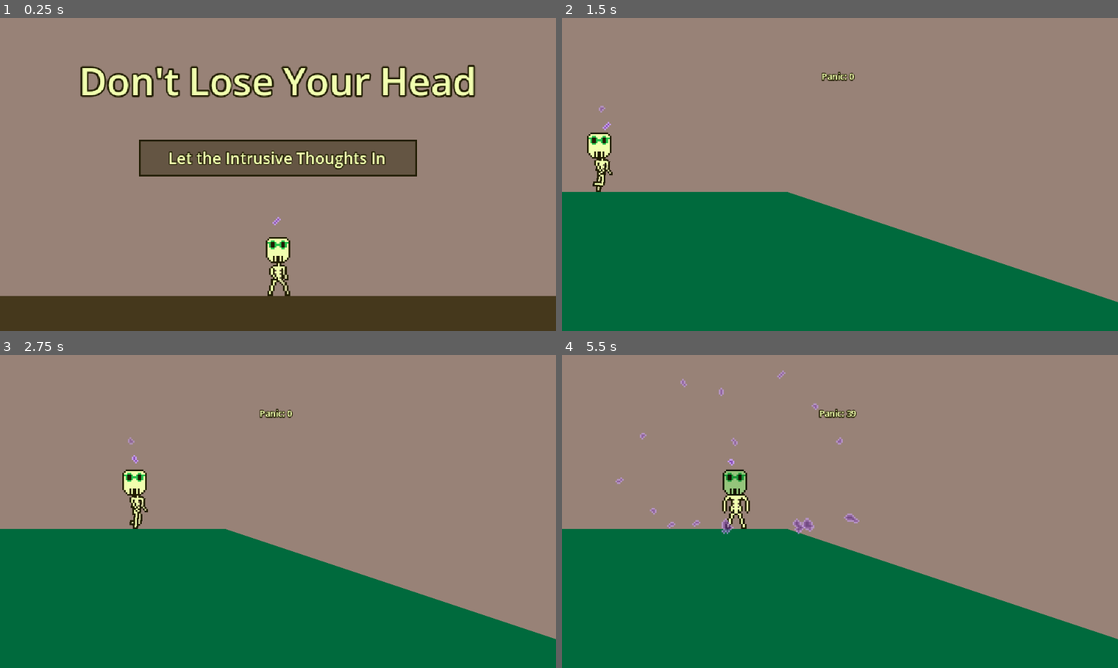
Above: before the commit, frames 1-4 (two rows, left to right).
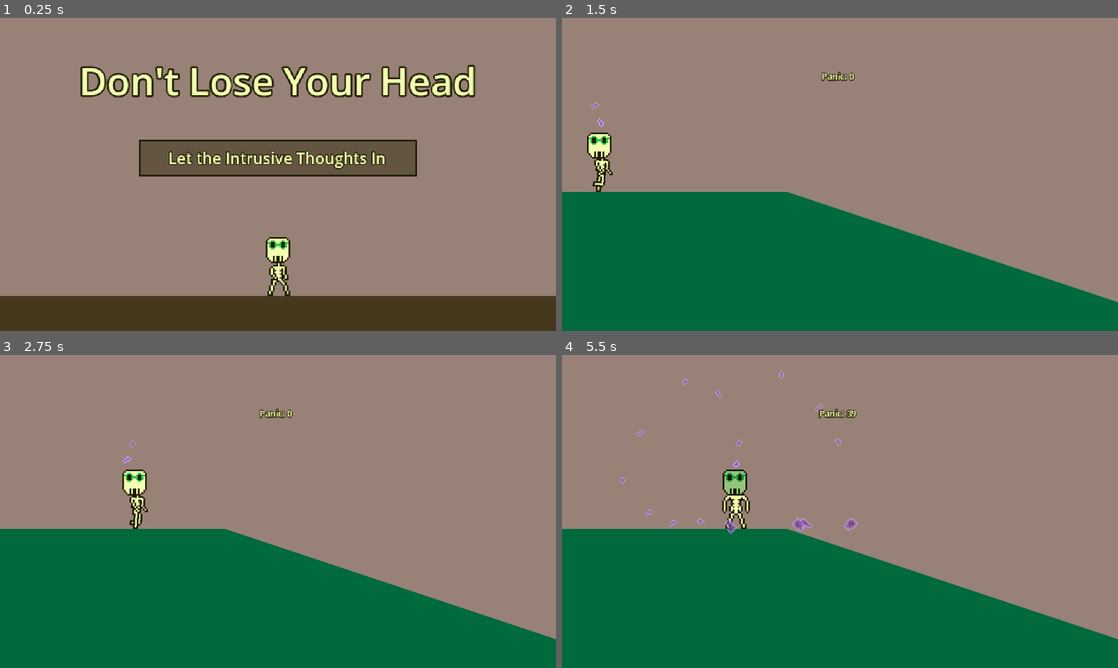
Above: after the commit, the same moments.

Repository: tucksravin/dont-lose-your-head
Game: Godot game, scene res://scenes/ui/title.tscn
The game is run twice, just before and just after one commit, with the same random seed, the same clock (stepped at 60 frames per second) and the same inputs.
Inputs:
- Up to frame 1 (0.25 s): no input
- Up to frame 2 (1.5 s): click "Let the Intrusive Thoughts In" at 0.5 s; hold D (move_right) from 1.28 s (still down); tap Space (jump) at 1.35 s
- Up to frame 3 (2.75 s): keep holding D (move_right); tap Space (jump) at 1.52, 1.82, 2.27, 2.3, 2.57 s; tap E (interact) at 2.1 s
- Up to frame 4 (5.5 s): release D (move_right) at 2.78 s; hold A (move_left) 2.78-3.53 s; tap Space (jump) at 2.85, 3.77, 3.8, 4.07, 4.35, 4.52, 4.82, 5.27, 5.3 s; hold D (move_right) 3.53-5.03 s; tap E (interact) at 3.6, 5.1 s; hold A (move_left) from 5.03 s (still down)

The runs differ from the first frame. In frame 1, less than 0.1% of the frame differs, in the area x 49-51%, y 63-67%; in frame 2, less than 0.1%; in frame 3, less than 0.1%; in frame 4, 0.6%, in the area x 9-54%, y 4-58%.

Commit message:
Opening pass 2: credit, no kikis till you ask, you chase, a flat spot
- Bird credited properly (Joshua Briggs, itch.io) with the author's own
  terms quoted; no TODOs left in CREDITS.
- The title screen's head loses its HeadThoughts, so the first intrusive
  thought lands one click after the button that invites them.
- The intro hands the controls over the moment the head pops off, and
  ends when the BODY leaves the screen, not the head. Controls prompt
  moved here from the bird transition.
- The shared hill gains a 60 px shelf at the top for the head to have
  come to rest on; every curve re-fitted to ride 16 px above it.
- New catch_up_wait on the transition base (-1 = wait for the player, as
  before). The bird sets 0 so it takes the head whether or not you got
  there — measured 72 px short with forward held; the cage's trigger
  moves 100 -> 150, measured 149 px short.

Co-Authored-By: Claude Fable 5 <noreply@anthropic.com>

Diff:
--- a/scenes/intro/intro.gd
+++ b/scenes/intro/intro.gd
@@ -9,8 +9,11 @@
 ##      anything. The counter runs in its cutscene mode (`scripted_per_second`),
 ##      because here the meter is the *story*, not a response to the player.
 ##   3. At max the head pops off, lands on the crest, and rolls away down the
-##      slope. When it is gone: fade, then Game.start_days() — which now opens
-##      on transition_bird, where you get the controls back and chase it.
+##      slope — and the moment it goes, **you get the controls** (Tucker, Sat:
+##      "you should have to follow the head down in the initial scene"). The
+##      scene ends when YOU have run off the right edge after it, not when the
+##      head leaves; then Game.start_days() picks up in transition_bird, still
+##      chasing.
 ##
 ## Why the panic ending is wired here and not left to the counter: maxing out
 ## normally calls DayManager.fail() (the game-over card). A cutscene has no
@@ -18,11 +21,12 @@
 ## cutscene mode deliberately never fails, and this script watches
 ## `panic_changed` and runs the pop itself.
 ##
-## The body is the real body.tscn in `is_scripted` mode: body.gd skips input but
-## still animates off velocity and still emits landed/footsteps, so the walk-in
-## looks and sounds like the walk everywhere else. This script does what a
-## player's fingers would — sets velocity and calls move_and_slide() — instead
-## of moving a transform. The head rides on Head.attach() until it pops.
+## The body is the real body.tscn, and it is only borrowed: for the walk-in it
+## runs in `is_scripted` mode, where body.gd skips input but still animates off
+## velocity and still emits landed/footsteps, and this script does what a
+## player's fingers would — sets velocity, calls move_and_slide(). Clearing that
+## flag when the head goes hands it straight back, mid-scene, with nothing to
+## re-wire. The head rides on Head.attach() until it pops.
 ##
 ## The slope is the transition's slope (1 px down for every 3 across, ground
 ## `#006a3d`) with a flat shelf on the left to walk in on, so cutting from here
@@ -56,6 +60,15 @@
 ## head stays exactly 16 px above the ground the whole way down.
 @export var roll_speed: float = 220.0
 @export var roll_direction: Vector2 = Vector2(3.0, 1.0)
+## Chase: floor snap for the body once the player has it (px). The same number
+## transition.gd uses — downhill at run speed the default 1 px lets it skip off
+## the slope instead of following it.
+@export var chase_floor_snap: float = 8.0
+## How far past the right edge the BODY must be for the scene to be over. The
+## body sprite is 32 px wide, so 24 means it is fully gone.
+@export var exit_margin: float = 24.0
+## Pause after the body has left, before the fade.
+@export var exit_delay: float = 0.4
 @export var fade_duration: float = 0.5
 
 @onready var body: CharacterBody2D = $Body
@@ -63,9 +76,12 @@
 @onready var counter: PanicCounter = $PanicCounter
 @onready var cloud: Node2D = $KikiCloud
 @onready var fade: ColorRect = $FadeOverlay/Fade
+@onready var instruction: Label = $Instruction
 
 var _walking: bool = true
 var _popped: bool = false
+var _chasing: bool = false
+var _exiting: bool = false
 
 
 func _ready() -> void:
@@ -78,7 +94,7 @@
 	# so switch the shake back on by hand.
 	head.jitter_px = head_jitter
 	head.set_process(true)
-	head.left_scene.connect(_on_head_gone)
+	instruction.visible = false
 	# The meter holds at 0 until he has arrived — the thoughts turn up when he
 	# stops, not while he is walking.
 	counter.set_physics_process(false)
@@ -86,17 +102,19 @@
 
 
 func _physics_process(delta: float) -> void:
-	if not _walking:
+	if _walking:
+		if body.global_position.x < mark_x:
+			body.velocity.x = walk_speed
+		else:
+			body.velocity.x = 0.0
+			_walking = false
+			_arrive()
+		if not body.is_on_floor():
+			body.velocity.y += gravity * delta
+		body.move_and_slide()
 		return
-	if body.global_position.x < mark_x:
-		body.velocity.x = walk_speed
-	else:
-		body.velocity.x = 0.0
-		_walking = false
-		_arrive()
-	if not body.is_on_floor():
-		body.velocity.y += gravity * delta
-	body.move_and_slide()
+	if _chasing and not _exiting:
+		_check_exit()
 
 
 ## He is at the mark. Beat, then let the thoughts in.
@@ -150,9 +168,31 @@
 	head.exit_direction = roll_direction
 	head.exit_speed = roll_speed
 	head.release()
+	_hand_over()
 
 
-func _on_head_gone() -> void:
+## The head is gone: give the player the body and tell them what to do with it.
+## Clearing `is_scripted` is the whole handover — body.gd reads input again from
+## the next physics tick, and this script stops calling move_and_slide().
+func _hand_over() -> void:
+	body.floor_snap_length = chase_floor_snap
+	body.is_scripted = false
+	instruction.visible = true
+	_chasing = true
+
+
+## Over when the PLAYER has left, not when the head did. get_viewport_rect() is
+## screen pixels (640×360); the camera is fixed at the centre, so screen and
+## world line up 1-to-1 here.
+func _check_exit() -> void:
+	if body.global_position.x <= get_viewport_rect().size.x + exit_margin:
+		return
+	_exiting = true
+	_leave()
+
+
+func _leave() -> void:
+	await get_tree().create_timer(exit_delay).timeout
 	var out: Tween = create_tween()
 	out.tween_property(fade, "modulate:a", 1.0, fade_duration)
 	await out.finished
--- a/scenes/intro/intro.tscn
+++ b/scenes/intro/intro.tscn
@@ -58,6 +58,18 @@
 [node name="KikiCloud" parent="." instance=ExtResource("6_cloud")]
 floor_y = 196.0
 
+[node name="Instruction" type="Label" parent="."]
+visible = false
+offset_left = 12.0
+offset_top = 8.0
+offset_right = 628.0
+offset_bottom = 32.0
+theme_override_colors/font_color = Color(0.94509804, 1, 0.6862745, 1)
+theme_override_colors/font_outline_color = Color(0.1254902, 0.10980392, 0.007843138, 1)
+theme_override_constants/outline_size = 4
+theme_override_font_sizes/font_size = 14
+text = "A/D or ← → to run · Space to jump. Go after your head."
+
 [node name="FadeOverlay" type="CanvasLayer" parent="."]
 layer = 10
 
--- a/scenes/transition/transition.gd
+++ b/scenes/transition/transition.gd
@@ -55,9 +55,10 @@
 ##   → the situation (`_play_arrival`) plays — the cage lands, …
 ##   → the head ROLLS: roll_time at constant speed (it was knocked, so it leaves
 ##     at speed) for brake_ratio of the path, then brake_time easing to a stop
-##   → the beat ENDS only once the body has actually reached the head (no
-##     timeout; the hint label says to go after it) → hold → `_play_exit` (a
-##     bird carries it off…) → fade → Game.next_day().
+##   → the beat waits for the body to actually reach the head (`catch_up_wait`
+##     -1 = however long that takes; the hint label says to go after it, and a
+##     fork can set 0 so its ending is something you can miss) → hold →
+##     `_play_exit` (a bird carries it off…) → fade → Game.next_day().
 ##
 ## The head here is a plain AnimatedSprite2D on the same head_frames.tres as
 ## head.tscn — NOT an instance of head.tscn. Tried that first: a frozen
@@ -88,6 +89,13 @@
 ## The body has "reached" the stopped head once its x is within this many px
 ## of the head's (or past it). It pulls up there — a couple of strides short.
 @export var arrive_distance: float = 40.0
+## How long to wait for the body to actually get there before the beat moves on
+## regardless. **-1 (the default) = as long as the player needs** — the cage and
+## glasses forks want that, and the hint label tells you to go after it. 0 = do
+## not wait at all, which is how a fork makes its ending something you can MISS:
+## transition_bird sets 0 so the bird takes the head on its own schedule and a
+## player holding forward can arrive to an empty hillside (Tucker, Sat).
+@export var catch_up_wait: float = -1.0
 ## Pause after the body has arrived, before the fade.
 @export var hold_after_arrival: float = 0.6
 @export var fade_duration: float = 0.4
@@ -153,8 +161,9 @@
 	_head_stopped = true
 	if _cage_rolling_sound:
 		_cage_rolling_sound.stop()
-	# ...and the beat only ends once the body is actually there.
-	await _wait_for_gap(arrive_distance, -1.0)
+	# ...and the beat waits on the body actually getting there — forever by
+	# default, or not at all if the fork set catch_up_wait to 0.
+	await _wait_for_gap(arrive_distance, catch_up_wait)
 	await get_tree().create_timer(hold_after_arrival).timeout
 	# ...and whatever happens once you HAVE caught up (a bird takes it…).
 	await _play_exit()
--- a/scenes/transition/transition.tscn
+++ b/scenes/transition/transition.tscn
@@ -7,9 +7,9 @@
 
 [sub_resource type="Curve2D" id="Curve2D_hill"]
 _data = {
-"points": PackedVector2Array(0, 0, 0, 0, 240, 178, 0, 0, 0, 0, 560, 285)
+"points": PackedVector2Array(0, 0, 0, 0, 240, 164, 0, 0, 0, 0, 260, 164, 0, 0, 0, 0, 560, 264)
 }
-point_count = 2
+point_count = 3
 
 [sub_resource type="RectangleShape2D" id="RectangleShape2D_wall"]
 size = Vector2(16, 600)
@@ -28,11 +28,11 @@
 [node name="Hill" type="StaticBody2D" parent="."]
 
 [node name="CollisionPolygon2D" type="CollisionPolygon2D" parent="Hill"]
-polygon = PackedVector2Array(-40, 100, 740, 360, 740, 440, -40, 440)
+polygon = PackedVector2Array(-40, 100, 200, 180, 260, 180, 740, 340, 740, 440, -40, 440)
 
 [node name="Visual" type="Polygon2D" parent="Hill"]
 color = Color(0, 0.415686274509804, 0.23921568627451, 1)
-polygon = PackedVector2Array(-40, 100, 740, 360, 740, 440, -40, 440)
+polygon = PackedVector2Array(-40, 100, 200, 180, 260, 180, 740, 340, 740, 440, -40, 440)
 
 [node name="WallLeft" type="StaticBody2D" parent="."]
 
--- a/scenes/transition/transition_bird.gd
+++ b/scenes/transition/transition_bird.gd
@@ -9,8 +9,16 @@
 ##
 ## This is the worked example of the base's SECOND hook. `_play_arrival` is
 ## overridden to do nothing (no cage, no squash — nothing befalls the head, it
-## just goes as you close on it) and all of the beat lives in `_play_exit`,
-## which the base calls once the body has reached the stopped head.
+## just goes as you close on it) and all of the beat lives in `_play_exit`.
+##
+## **The bird does not wait for you** (Tucker, Sat: "the bird should trigger
+## earlier, such that the player could be holding forward and not get to the
+## head in time"). `catch_up_wait = 0` on the scene means the base stops gating
+## the ending on the body arriving, so the bird comes on its own schedule: the
+## head stops ~1.9 s in, the bird has it ~1.0 s later, and a player who held
+## forward the whole way is still ~70 px short at that moment. You arrive to
+## watch it lift. Slower than that and you watch from further back — there is
+## no way to save it, and that is the point.
 ##
 ## Carrying the head: `reparent` onto the bird, the same trick
 ## transition_glasses uses to get the head off the PathFollow2D. It keeps the
--- a/scenes/transition/transition_bird.tscn
+++ b/scenes/transition/transition_bird.tscn
@@ -6,13 +6,12 @@
 
 [node name="TransitionBird" instance=ExtResource("1_base")]
 script = ExtResource("2_bird_script")
+catch_up_wait = 0.0
+hold_after_arrival = 0.15
 
 [node name="Head" parent="HeadPath/Follow" index="0"]
 animation = &"glasses"
 autoplay = "glasses"
-
-[node name="Instruction" parent="HUD" index="0"]
-text = "A/D or ← → to run · Space to jump. Go after your head."
 
 [node name="Bird" type="AnimatedSprite2D" parent="." index="6"]
 visible = false
--- a/scenes/transition/transition_cage.tscn
+++ b/scenes/transition/transition_cage.tscn
@@ -8,15 +8,16 @@
 
 [sub_resource type="Curve2D" id="Curve2D_offscreen"]
 _data = {
-"points": PackedVector2Array(0, 0, 0, 0, 240, 178, 0, 0, 0, 0, 720, 338)
+"points": PackedVector2Array(0, 0, 0, 0, 240, 164, 0, 0, 0, 0, 260, 164, 0, 0, 0, 0, 720, 317)
 }
-point_count = 2
+point_count = 3
 
 [node name="TransitionCage" unique_id=1986657385 instance=ExtResource("1_base")]
 script = ExtResource("2_cage_script")
 cage_drop_height = 220.0
 cage_drop_time = 0.35
 cage_land_sound = ExtResource("3_qs22s")
+trigger_distance = 150.0
 roll_time = 1.6
 brake_ratio = 1.0
 
@@ -24,7 +25,7 @@
 curve = SubResource("Curve2D_offscreen")
 
 [node name="Follow" parent="HeadPath" index="0"]
-position = Vector2(240, 178)
+position = Vector2(240, 164)
 
 [node name="Head" parent="HeadPath/Follow" index="0"]
 animation = &"glasses"
--- a/scenes/transition/transition_glasses.gd
+++ b/scenes/transition/transition_glasses.gd
@@ -21,7 +21,9 @@
 @export var glasses_spin: float = 8.0
 ## After the path ends, keep rolling off the right (seconds).
 @export var exit_time: float = 0.65
-@export var exit_end: Vector2 = Vector2(720.0, 348.0)
+## (720, 317) is 16 px above the ground there — the hill gained a flat shelf at
+## its top on Sat, which lifted everything right of x=260 by 20 px.
+@export var exit_end: Vector2 = Vector2(720.0, 317.0)
 @export var exit_spin: float = 3.5
 
 @onready var lost_glasses: Sprite2D = $LostGlasses
--- a/scenes/ui/title.gd
+++ b/scenes/ui/title.gd
@@ -12,6 +12,12 @@
 ## collider: `is_on_floor()` stays false, which keeps body.gd's footstep loop
 ## quiet on a menu screen. The head rides along through `Head.attach()`, the
 ## same call the lockdown day uses to carry it.
+##
+## **No kikis here** (Tucker, Sat): head.tscn carries a HeadThoughts stream, so
+## every head in the game trails intrusive thoughts — but on this screen the
+## button has not been pressed yet. Letting them in is what the player is being
+## asked to do, so the stream is removed from this head and the first thought
+## anyone sees is in the intro, one click later.
 ##
 ## Docs: https://docs.godotengine.org/en/stable/classes/class_animatedsprite2d.html
 
@@ -41,10 +47,24 @@
 	_body.is_scripted = true
 	_body.velocity.x = walk_velocity
 	_head.attach(_body, head_mount)
+	_quiet_the_head()
 	_play.pressed.connect(_on_play)
 	# Focus means Enter/Space work as well as the mouse, without this scene
 	# reading any input itself — Button already handles `ui_accept` when focused.
 	_play.grab_focus()
+
+
+## Drop the head's thought stream for this screen — see the header. Hidden
+## first: HeadThoughts spawns its first kiki in its own _ready(), which runs
+## before ours (children are readied before parents), and queue_free() only
+## takes effect at the end of the frame — so without this one thought would be
+## drawn for a frame before it went.
+func _quiet_the_head() -> void:
+	var thoughts: CanvasItem = _head.get_node_or_null("HeadThoughts") as CanvasItem
+	if thoughts == null:
+		return
+	thoughts.visible = false
+	thoughts.queue_free()
 
 
 func _on_play() -> void:
--- a/tools/smoke/play_through.gd
+++ b/tools/smoke/play_through.gd
@@ -38,12 +38,13 @@
 const SCENE_BUDGET: float = 25.0
 
 var plans: Dictionary = {
-	# The intro is a cutscene now (Sat): it takes no input at all and hands off
-	# on its own after ~10.8 s — the head pops off and rolls away. An empty plan
-	# means "just wait for the scene to change", which is exactly right, and the
-	# 25 s scene budget covers it. It must NOT be {"run": …}: that step gives up
-	# after 10 s, which is shorter than the cutscene.
-	"res://scenes/intro/intro.tscn": [],
+	# The intro is half cutscene, half chase (Sat). It takes no input for the
+	# first ~8 s — he walks to the crest, the kikis wind his head up, it pops
+	# off — and then hands the controls over and ends only once the BODY has
+	# run off the right edge after it. So: sit through the scripted part, then
+	# hold right. It must not be one bare {"run": …} from t=0: that step gives
+	# up after 10 s and the whole scene is ~12 s.
+	"res://scenes/intro/intro.tscn": [{"wait": 7.5}, {"run": "move_right"}],
 	"res://scenes/days/day_velma.tscn": [
 		# Body starts at 80. Walk right to the first step, then climb
 		# left/up: 560/500/440/380 then glasses at 320. Pickup locks the
Not shown, changed: README.md
Not shown, changed: assets/sprites/CREDITS.md
Not shown, changed: docs/CODEBASE.md
Not shown, changed: journals/tucker.md
